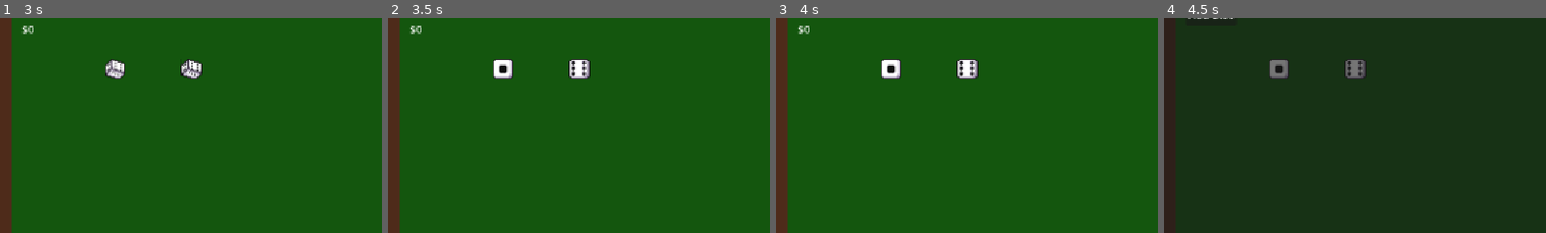
Above: before the commit, frames 1-4 (left to right).
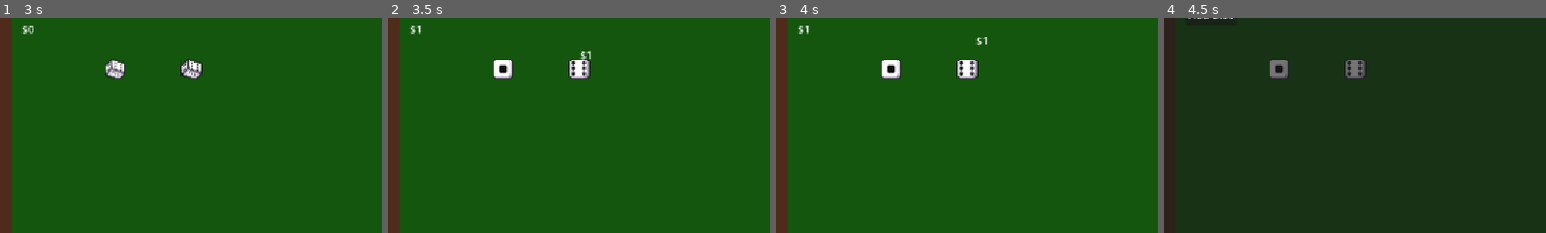
Above: after the commit, the same moments.

Repository: adufou/voie-romaine
Game: Godot game, scene res://main.tscn
Same seed, same stepped clock (60 frames per second), same inputs: the game is played once before the commit and once after it.
Inputs (mouse positions are % of the whole screen's width and height, from its top left):
- Up to frame 1 (3 s): click "OpenShop" at 0.5 s; click "Add Dice" at 1.25 s; click "X" at 2 s; click "Throw Dices" at 2.75 s
- Up to frame 2 (3.5 s): no input
- Up to frame 3 (4 s): tap Enter at 3.5 s; move the mouse to (72, 45) at 3.52 s; hold Up (ui_up) from 3.53 s (still down); tap O at 3.6 s; click (72, 45) at 3.67 s
- Up to frame 4 (4.5 s): release Up (ui_up) at 4.25 s; tap Space at 4.25 s; drag from (30, 55) to (45, 70) at 4.27 s
The pictures show only the part of the screen within x 0-50%, y 8-58%; the shares and areas given below are measured in that part.

Frame 1 is identical in both runs. In frame 2, 0.1% of the frame differs, in the area x 7-54%, y 3-20%; in frame 3, 0.1%; in frame 4, nothing differs.

Commit message:
feat: dices share goals

Diff:
--- /dev/null
+++ b/models/throw_result.gd
@@ -0,0 +1,88 @@
+extends Resource
+
+class_name ThrowResult
+
+## Indique si le lancer a atteint le but actuel
+var success: bool = false
+
+## Indique si une beugnette a été déclenchée (but+1 au dernier essai)
+var beugnette: bool = false
+
+## Indique si une super beugnette a été déclenchée (6 au dernier essai sur but 1)
+var super_beugnette: bool = false
+
+## Le nouveau but après ce lancer
+var new_goal: int = 6
+
+## Le nombre d'essais restants après ce lancer
+var new_attempts: int = 6
+
+## La récompense obtenue (si succès)
+var reward: int = 0
+
+## Indique si le lancer a déclenché un effet critique
+var critical: bool = false
+
+## La valeur du dé qui a été lancé
+var dice_value: int = 0
+
+func _init(p_success: bool = false, p_new_goal: int = 6, p_new_attempts: int = 6) -> void:
+	success = p_success
+	new_goal = p_new_goal
+	new_attempts = p_new_attempts
+
+## Crée un objet ThrowResult à partir d'un dictionnaire
+static func from_dictionary(dict: Dictionary) -> ThrowResult:
+	var result = ThrowResult.new()
+
+	if dict.has("success"):
+		result.success = dict.success
+	if dict.has("beugnette"):
+		result.beugnette = dict.beugnette
+	if dict.has("super_beugnette"):
+		result.super_beugnette = dict.super_beugnette
+	if dict.has("new_goal"):
+		result.new_goal = dict.new_goal
+	if dict.has("new_attempts"):
+		result.new_attempts = dict.new_attempts
+	if dict.has("reward"):
+		result.reward = dict.reward
+	if dict.has("critical"):
+		result.critical = dict.critical
+	if dict.has("dice_value"):
+		result.dice_value = dict.dice_value
+
+	return result
+
+## Convertit l'objet en dictionnaire
+func to_dictionary() -> Dictionary:
+	return {
+		"success": success,
+		"beugnette": beugnette,
+		"super_beugnette": super_beugnette,
+		"new_goal": new_goal,
+		"new_attempts": new_attempts,
+		"reward": reward,
+		"critical": critical,
+		"dice_value": dice_value
+	}
+
+## Vérifie si le résultat indique une victoire finale (dernier but atteint)
+func is_final_win() -> bool:
+	return success and new_goal == 6 and success
+
+## Vérifie si le résultat indique un échec final (plus d'essais sur but 6)
+func is_final_lose() -> bool:
+	return not success and new_attempts <= 0 and new_goal >= 6
+
+## Affiche une représentation textuelle du résultat pour le débogage
+func _to_string() -> String:
+	var status = "Succès" if success else "Échec"
+	if beugnette:
+		status = "Beugnette"
+	if super_beugnette:
+		status = "Super Beugnette"
+
+	return "%s - Dé: %d, Nouveau but: %d, Essais: %d, Récompense: %d" % [
+		status, dice_value, new_goal, new_attempts, reward
+	]
--- a/scenes/dice.gd
+++ b/scenes/dice.gd
@@ -5,12 +5,13 @@
 @export var pop_up_message_scene: PackedScene # Make it a service if used in several places
 
 var value: int
+var slot_id: int = -1  # ID du slot attribué par le DicesService
+
+# Variables d'affichage synchronisées avec le RulesService
 var goal: int = 6:
 	set(new_value):
 		%Goal.text = str(new_value)
 		goal = new_value
-
-var gold_reward: int = 0
 
 var tries: int = -1: # -1 => Infinite
 	set(new_value):
@@ -22,7 +23,15 @@
 		tries = new_value
 
 func _ready() -> void:
+	# Connexion aux signaux du RulesService
+	Services.rules_service.goal_achieved.connect(_on_goal_achieved)
+	Services.rules_service.beugnette_triggered.connect(_on_beugnette_triggered)
+	Services.rules_service.super_beugnette_triggered.connect(_on_super_beugnette_triggered)
+
 	reset()
+
+func set_slot_id(id: int) -> void:
+	slot_id = id
 
 func throw():
 	%AnimatedSprite2D.play("throw")
@@ -34,83 +43,67 @@
 
 	# Utiliser DiceSyntaxService pour le lancer de dé
 	value = Services.dice_syntax_service.roll_die(6)
-
 	%AnimatedSprite2D.frame = value - 1
 
-	var throw_number = "?" if (goal == 6 and tries == -1) else str(goal - tries + 1)
+	# Déléguer la résolution du lancer au RulesService
+	var result: ThrowResult = Services.rules_service.resolve_throw(value)
 
-	# pop_up_message("N°" + str(throw_number) + " of " + str(goal) + " | Rolled " + str(value))
+	# Enregistrer le résultat dans le DicesService
+	if slot_id >= 0:
+		Services.dices_service.register_dice_result(slot_id, result)
 
-	throw_resolve()
+	process_throw_result(result)
 
 func _on_timer_timeout() -> void:
 	set_value()
 
-func throw_resolve() -> void:
-	if (value == goal):
-		throw_win()
-		if (goal == 1):
-			win()
-			return
+# Traite le résultat du lancer calculé par le RulesService
+func process_throw_result(result: ThrowResult) -> void:
+	# Mise à jour de l'interface uniquement
+	goal = result.new_goal
+	tries = result.new_attempts
 
-		goal -= 1
-		tries = goal
+	# Affichage des récompenses obtenues
+	if result.success and result.reward > 0:
+		pop_up_message("$" + str(result.reward))
 
-	else:
-		if (goal == 1 and value == 6): # Super beugnette
-			goal = 6
-			tries = -1
-			pop_up_message("Super beugnette...")
-
-		elif (tries > 1):
-			tries -= 1
-
-		elif (tries == 1):
-			if (value == goal + 1): # Beugnette
-				tries = goal
-				pop_up_message("Beugnette !")
-				return
-
-			throw_lose()
+	# Affichage des événements spéciaux
+	if result.beugnette:
+		pop_up_message("Beugnette !")
+	if result.super_beugnette:
+		pop_up_message("Super beugnette...")
+	if result.is_final_win():
+		pop_up_message("SÉQUENCE COMPLÈTE!")
 
 func reset():
-	goal = 6
-	tries = -1
-	gold_reward = 0
+	# Pas besoin de réinitialiser le RulesService car il est partagé entre tous les dés
+	# Services.rules_service.reset_game_state()
+
+	# Synchronisation avec l'état du RulesService
+	var game_state = Services.rules_service.get_game_state()
+	goal = game_state.current_goal
+	tries = game_state.remaining_attempts
+
 	throw()
-
-func throw_lose():
-	if (goal == 6 and tries > 0):
-		lose()
-
-	goal += 1
-	tries = goal
-
-	on_throw_lose()
-
-func throw_win():
-	on_throw_win()
-
-func win():
-	pop_up_message("$" + str(gold_reward))
-	Services.cash_service.add_cash(gold_reward)
-	reset()
 
 func lose():
 	pop_up_message("LOSE")
-	Services.dices_service.remove_dice(self)
-	queue_free()
+	# Ne plus supprimer le dé à l'échec
+	# Services.dices_service.remove_dice(self)
+	# queue_free()
 
-func on_throw_lose():
+# Gestion des événements du RulesService (plus besoin d'actions spécifiques)
+func _on_goal_achieved(goal_number: int, reward: int) -> void:
+	# Rien à faire ici, affichage géré dans process_throw_result
 	pass
 
-func on_throw_win():
-	add_gold_reward(goal)
-	Services.score_service.pass_goal(goal)
+func _on_beugnette_triggered(goal_number: int) -> void:
+	# Rien à faire ici, affichage géré dans process_throw_result
+	pass
 
-func add_gold_reward(goal):
-	var reward = 7 - goal
-	gold_reward += reward
+func _on_super_beugnette_triggered() -> void:
+	# Rien à faire ici, affichage géré dans process_throw_result
+	pass
 
 func pop_up_message(message: String):
 	var pop_up_message: PopUpMessage = pop_up_message_scene.instantiate()
--- a/services/dices/dices_service.gd
+++ b/services/dices/dices_service.gd
@@ -14,7 +14,8 @@
 
 # Données internes
 const MAX_DICES = 32           # Nombre maximum de dés autorisés
-var dices: Dictionary = {}     # Dictionnaire des dés actifs [slot_id: int] -> Dice
+var dices: Dictionary[int, Dice] = {}     # Dictionnaire des dés actifs [slot_id: int] -> Dice
+var dice_results: Dictionary[int, ThrowResult] = {}  # Résultats des dés [slot_id: int] -> ThrowResult
 
 func _init():
 	service_name = "dices_service"
@@ -36,8 +37,9 @@
 		Logger.log_message("dices_service", ["dice", "resources"], "Impossible de charger la scène de dé", "ERROR")
 		return
 
-	# Initialisation du dictionnaire de dés
+	# Initialisation des dictionnaires
 	dices = {}
+	dice_results = {}
 
 	is_initialized = true
 	initialized.emit()
@@ -198,6 +200,26 @@
 func get_dices() -> Array:
 	return dices.values()
 
+# Méthode pour enregistrer le résultat d'un lancer de dé
+func register_dice_result(slot_id: int, result: ThrowResult) -> void:
+	dice_results[slot_id] = result
+	Logger.log_message("dices_service", ["dice", "throw"], "Résultat enregistré pour le dé %d: %s" % [slot_id, str(result)], "DEBUG")
+
+# Méthode pour récupérer le résultat d'un dé
+func get_dice_result(slot_id: int) -> ThrowResult:
+	if not dice_results.has(slot_id):
+		Logger.log_message("dices_service", ["dice", "throw"], "Aucun résultat trouvé pour le dé %d" % slot_id, "WARNING")
+		return null
+	return dice_results[slot_id]
+
+# Méthode pour lancer tous les dés
+func throw_all_dices() -> void:
+	for slot_id in dices.keys():
+		dices[slot_id].throw()
+
+	dice_thrown.emit()
+	Logger.log_message("dices_service", ["dice", "throw"], "Tous les dés ont été lancés", "INFO")
+
 func get_dice_values() -> Array:
 	var values = []
 	for dice in dices.values():
@@ -215,11 +237,16 @@
 
 # Gestion des données et persistance
 func perform_reset(with_persistence: bool = false) -> void:
-	if not with_persistence:
-		# Supprimer tous les dés
+	if not is_started:
+		Logger.log_message("dices_service", ["service", "reset"], "Tentative de réinitialiser le service avant démarrage", "WARNING")
+		return
+
+	# Supprimer tous les dés
+	if with_persistence:
 		for dice in dices.values():
 			dice.queue_free()
 		dices.clear()
+		dice_results.clear()
 
 	super.perform_reset(with_persistence)
 
@@ -252,6 +279,7 @@
 	for dice in dices.values():
 		dice.queue_free()
 	dices.clear()
+	dice_results.clear()
 
 	# Restaurer les dés sauvegardés
 	if data.has("dices"):
--- a/services/rules/rules_service.gd
+++ b/services/rules/rules_service.gd
@@ -7,6 +7,7 @@
 signal goal_achieved(goal_number, reward)
 signal beugnette_triggered(goal_number)
 signal super_beugnette_triggered()
+signal sequence_completed(total_reward)  # Signal émis quand une séquence complète est terminée
 
 # Configuration des règles
 var rules_config = {
@@ -105,46 +106,69 @@
 	rule_changed.emit("goal_attempts", rules_config["goal_attempts"])
 
 ## Résout un lancer de dé selon les règles actuelles
-func resolve_throw(dice_value: int) -> Dictionary:
+func resolve_throw(dice_value: int) -> ThrowResult:
 	if not is_started:
 		Logger.log_message("rules_service", ["rules", "gameplay"], "Tentative de résoudre un lancer avant le démarrage complet du service", "WARNING")
 
 	if dice_value < 1 or dice_value > 6:
 		Logger.log_message("rules_service", ["rules", "gameplay"], "Valeur de dé invalide: %d" % dice_value, "WARNING")
-		return {}
+		return ThrowResult.new()
 
 	Logger.log_message("rules_service", ["rules", "gameplay"], "Résolution du lancer: dé=%d, but=%d, essais_restants=%d" %
 		[dice_value, current_goal, remaining_attempts], "DEBUG")
 
 	# Résultat par défaut (échec)
-	var result = {
-		"success": dice_value == current_goal,
-		"beugnette": false,
-		"super_beugnette": false,
-		"new_goal": current_goal,
-		"new_attempts": remaining_attempts - 1,
-		"reward": 0,
-		"critical": false
-	}
+	var result = ThrowResult.new()
+	result.success = dice_value == current_goal
+	result.new_goal = current_goal
+	result.new_attempts = remaining_attempts - 1
+	result.dice_value = dice_value
 
 	# Vérifier si le lancer est un succès
 	if result.success:
-		result.reward = calculate_reward(current_goal)
+		# Calcul de la récompense basée sur la valeur du dé: (faces+1) - valeur
+		result.reward = calculate_reward_from_dice_value(dice_value)
+
+		# Ajouter la récompense directement
+		Services.cash_service.add_cash(result.reward)
 
 		# Vérifier si c'est un critique
 		if randf() < rules_config["critical_chance"]:
+			# Sauvegarder l'ancienne récompense pour calculer le bonus
+			var old_reward = result.reward
+
 			result.critical = true
 			result.reward = int(result.reward * rules_config["critical_multiplier"])
 			Logger.log_message("rules_service", ["rules", "gameplay"], "Critique! Récompense multipliée: %d" % result.reward, "INFO")
 
+			# Ajouter le bonus de critique
+			Services.cash_service.add_cash(result.reward - old_reward)
+
 		# Passer au but suivant (ou revenir à 6 si on était à 1)
 		if current_goal > 1:
 			result.new_goal = current_goal - 1
+			result.new_attempts = rules_config["goal_attempts"][result.new_goal]
+
+			# Signal au score service
+			Services.score_service.pass_goal(current_goal)
 		else:
+			# Séquence complète! Récompense bonus?
+			var completion_bonus = calculate_completion_bonus()
+			if completion_bonus > 0:
+				Services.cash_service.add_cash(completion_bonus)
+				result.reward += completion_bonus
+
+			# On vient de compléter la séquence entière! On repart au début
 			result.new_goal = 6
-
-		# Réinitialiser les essais pour le nouveau but
-		result.new_attempts = rules_config["goal_attempts"][result.new_goal]
+			# Essais illimités pour le but 6 après avoir complété la séquence
+			result.new_attempts = -1  # -1 signifie illimité
+
+			# Signal au score service et émetttre le signal de séquence complète
+			Services.score_service.pass_goal(current_goal)
+			sequence_completed.emit(result.reward)
+
+			Logger.log_message("rules_service", ["rules", "gameplay"], "Séquence complète! Bonus: %d, Total: %d" %
+				[completion_bonus, result.reward], "INFO")
 
 		goal_achieved.emit(current_goal, result.reward)
 		Logger.log_message("rules_service", ["rules", "gameplay"], "But %d atteint! Nouveau but: %d, Récompense: %d" %
@@ -174,14 +198,34 @@
 	current_goal = result.new_goal
 	remaining_attempts = result.new_attempts
 
+	# Log du résultat final pour débogage
+	Logger.log_message("rules_service", ["rules", "gameplay"], "Résultat final: %s" % result, "DEBUG")
+
 	return result
 
-## Calcule la récompense pour un but atteint
+## Calcule la récompense pour un but atteint (ancienne méthode, gardée pour compatibilité)
 func calculate_reward(goal_number: int) -> int:
 	var base_reward = rules_config["base_rewards"].get(goal_number, 1)
 	var final_reward = int(base_reward * rules_config["reward_multiplier"])
 
 	return max(1, final_reward) # Toujours au moins 1 de récompense
+
+## Calcule la récompense en fonction de la valeur du dé: (faces+1) - valeur
+func calculate_reward_from_dice_value(dice_value: int, faces: int = 6) -> int:
+	# Formule: (faces+1) - valeur
+	var base_reward = (faces + 1) - dice_value
+
+	# Application du multiplicateur global
+	var final_reward = int(base_reward * rules_config["reward_multiplier"])
+
+	return max(1, final_reward) # Toujours au moins 1 de récompense
+
+## Calcule un bonus pour avoir complété une séquence entière
+func calculate_completion_bonus() -> int:
+	var base_bonus = 15  # Bonus de base pour une séquence
+	var multiplier = rules_config["reward_multiplier"]
+
+	return int(base_bonus * multiplier)
 
 ## Obtient l'état actuel de la partie
 func get_game_state() -> Dictionary:
Not shown, added: models/throw_result.gd.uid
Not shown, added: _todo_/_tasks_infos_/DICE-02.md
Not shown, added: _todo_/_tasks_infos_/DICE-03.md
Not shown, added: _todo_/_tasks_infos_/DICE-04.md
Not shown, changed: _todo_/_todolist.md
